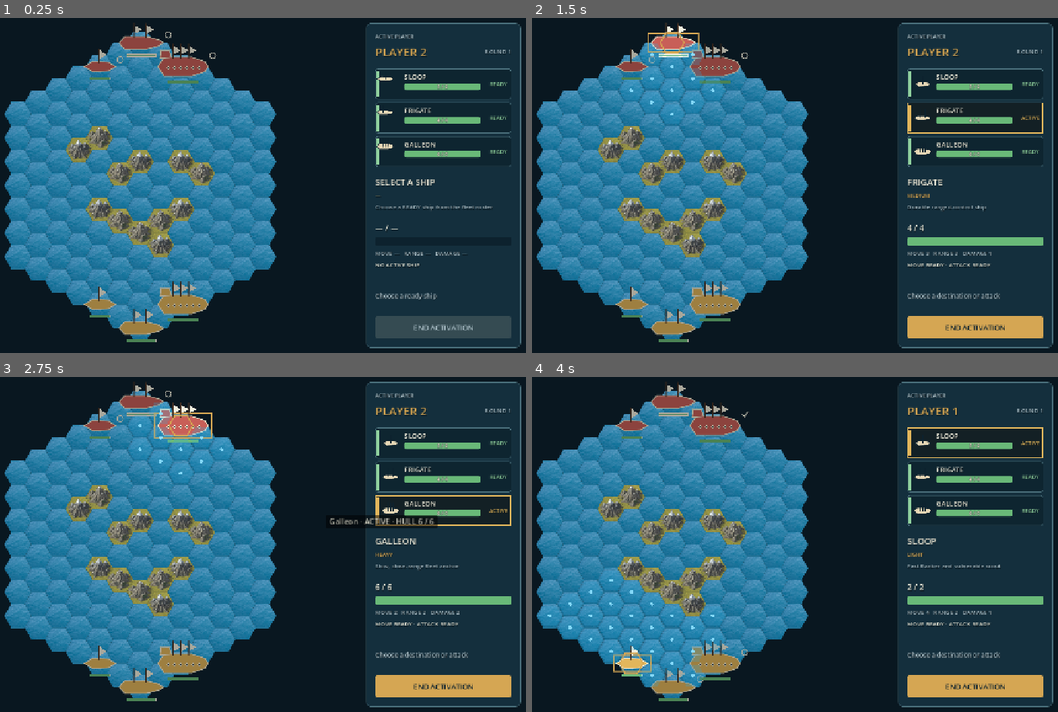
Above: before the commit, frames 1-4 (two rows, left to right).
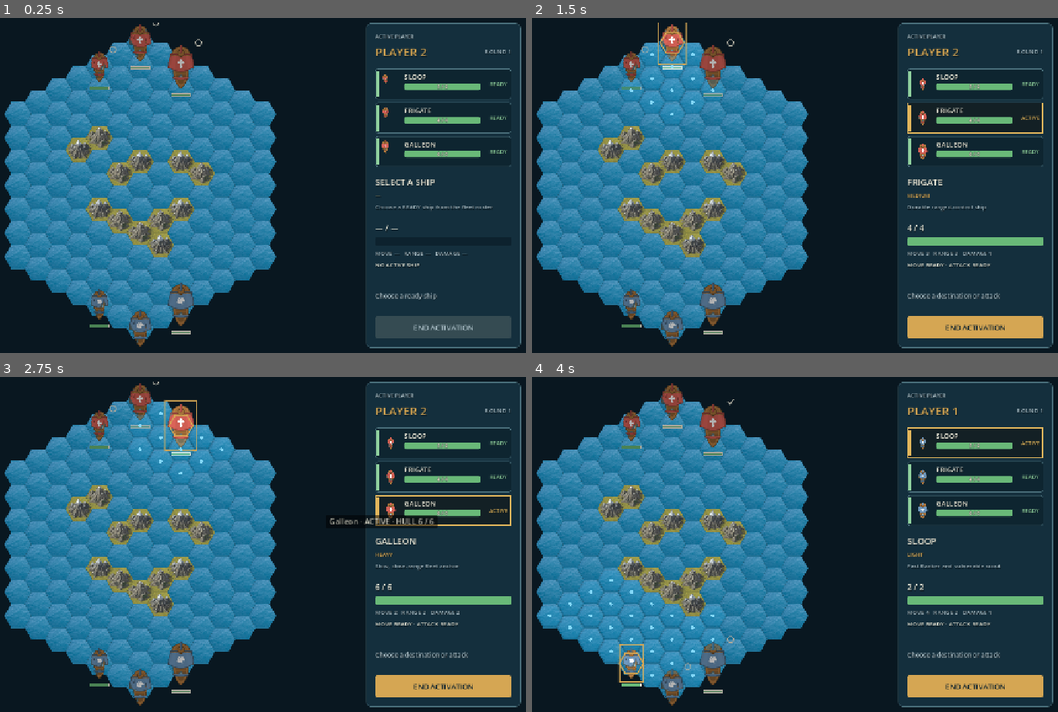
Above: after the commit, the same moments.

Repository: utkin-vitaliy/projects
Game: Godot game, scene res://scenes/battle_screen.tscn
Same seed, same stepped clock (60 frames per second), same inputs: the game is played once before the commit and once after it.
Inputs (mouse positions are in pixels of both pictures, inside the frame that each line leads up to):
- Up to frame 1 (0.25 s): no input
- Up to frame 2 (1.5 s): click (973, 85) at 0.5 s; click (973, 118) at 1.25 s
- Up to frame 3 (2.75 s): click (441, 511) at 2 s
- Up to frame 4 (4 s): click "END ACTIVATION" at 2.75 s; click (973, 444) at 3.5 s

The runs differ from the first frame. In frame 1, 3.3% of the frame differs, in the area x 15-75%, y 1-99%; in frame 2, 3.4%; in frame 3, 3.4%, in the area x 15-76%, y 1-99%; in frame 4, 3.4%.

Commit message:
feat: use Kenney ships for fleet visuals

Diff:
--- a/sea-battle/resources/ship_visuals/frigate_visual.tres
+++ b/sea-battle/resources/ship_visuals/frigate_visual.tres
@@ -1,6 +1,8 @@
-[gd_resource type="Resource" script_class="ShipVisualProfile" load_steps=2 format=3]
+[gd_resource type="Resource" script_class="ShipVisualProfile" load_steps=4 format=3]
 
 [ext_resource type="Script" path="res://scripts/definitions/ship_visual_profile.gd" id="1_ship"]
+[ext_resource type="Texture2D" path="res://assets/ships/kenney/player_one_frigate.png" id="2_player_one"]
+[ext_resource type="Texture2D" path="res://assets/ships/kenney/player_two_frigate.png" id="3_player_two"]
 
 [resource]
 script = ExtResource("1_ship")
@@ -9,3 +11,6 @@
 raised_stern = false
 gun_port_count = 0
 icon_code = &"frigate"
+player_one_texture = ExtResource("2_player_one")
+player_two_texture = ExtResource("3_player_two")
+sprite_scale = 0.78
--- a/sea-battle/resources/ship_visuals/galleon_visual.tres
+++ b/sea-battle/resources/ship_visuals/galleon_visual.tres
@@ -1,6 +1,8 @@
-[gd_resource type="Resource" script_class="ShipVisualProfile" load_steps=2 format=3]
+[gd_resource type="Resource" script_class="ShipVisualProfile" load_steps=4 format=3]
 
 [ext_resource type="Script" path="res://scripts/definitions/ship_visual_profile.gd" id="1_ship"]
+[ext_resource type="Texture2D" path="res://assets/ships/kenney/player_one_galleon.png" id="2_player_one"]
+[ext_resource type="Texture2D" path="res://assets/ships/kenney/player_two_galleon.png" id="3_player_two"]
 
 [resource]
 script = ExtResource("1_ship")
@@ -9,3 +11,6 @@
 raised_stern = true
 gun_port_count = 6
 icon_code = &"galleon"
+player_one_texture = ExtResource("2_player_one")
+player_two_texture = ExtResource("3_player_two")
+sprite_scale = 0.92
--- a/sea-battle/resources/ship_visuals/sloop_visual.tres
+++ b/sea-battle/resources/ship_visuals/sloop_visual.tres
@@ -1,6 +1,8 @@
-[gd_resource type="Resource" script_class="ShipVisualProfile" load_steps=2 format=3]
+[gd_resource type="Resource" script_class="ShipVisualProfile" load_steps=4 format=3]
 
 [ext_resource type="Script" path="res://scripts/definitions/ship_visual_profile.gd" id="1_ship"]
+[ext_resource type="Texture2D" path="res://assets/ships/kenney/player_one_sloop.png" id="2_player_one"]
+[ext_resource type="Texture2D" path="res://assets/ships/kenney/player_two_sloop.png" id="3_player_two"]
 
 [resource]
 script = ExtResource("1_ship")
@@ -9,3 +11,6 @@
 raised_stern = false
 gun_port_count = 0
 icon_code = &"sloop"
+player_one_texture = ExtResource("2_player_one")
+player_two_texture = ExtResource("3_player_two")
+sprite_scale = 0.64
--- a/sea-battle/scripts/battle_screen.gd
+++ b/sea-battle/scripts/battle_screen.gd
@@ -271,6 +271,7 @@
 		&"incorrect_class_order": "fleet classes must be ordered sloop, frigate, galleon",
 		&"visual_profile_missing": "a ship visual profile is missing",
 		&"visual_hull_missing": "a ship visual profile has no drawable hull",
+		&"visual_texture_missing": "a ship visual profile is missing an owner texture",
 		&"visual_icon_mismatch": "a ship visual icon does not match its class",
 		&"duplicate_start": "fleet starts overlap",
 		&"start_outside_map": "a fleet start is outside the map",
--- a/sea-battle/scripts/definitions/ship_visual_profile.gd
+++ b/sea-battle/scripts/definitions/ship_visual_profile.gd
@@ -6,3 +6,15 @@
 @export var raised_stern := false
 @export_range(0, 20) var gun_port_count := 0
 @export var icon_code: StringName
+@export var player_one_texture: Texture2D
+@export var player_two_texture: Texture2D
+@export_range(0.1, 2.0, 0.01) var sprite_scale := 1.0
+
+
+func texture_for_player(player: int) -> Texture2D:
+	match player:
+		1:
+			return player_one_texture
+		2:
+			return player_two_texture
+	return null
--- a/sea-battle/scripts/presentation/ship_view.gd
+++ b/sea-battle/scripts/presentation/ship_view.gd
@@ -1,11 +1,9 @@
 class_name ShipView
 extends Node2D
 
-const PLAYER_ONE_COLOR := Color("e2b65c")
-const PLAYER_TWO_COLOR := Color("c85f58")
+const PLAYER_ONE_COLOR := Color("5f8fbd")
+const PLAYER_TWO_COLOR := Color("cf5e58")
 const NEUTRAL_COLOR := Color("89979e")
-const HULL_OUTLINE_COLOR := Color("f7edd0")
-const MAST_COLOR := Color("4b3426")
 const SAIL_COLOR := Color("f2f0df")
 const ACTIVE_COLOR := Color("d5a653")
 const BAR_BACKGROUND_COLOR := Color("0d222e")
@@ -88,11 +86,17 @@
 
 
 func get_visual_bounds() -> Rect2:
-	var points := definition.visual_profile.hull_points
-	var bounds := Rect2(points[0], Vector2.ZERO)
-	for point in points:
-		bounds = bounds.expand(point)
-	return bounds
+	var texture := get_ship_texture()
+	if texture == null:
+		return Rect2()
+	var size := texture.get_size() * definition.visual_profile.sprite_scale
+	return Rect2(-size * 0.5, size)
+
+
+func get_ship_texture() -> Texture2D:
+	if definition == null or definition.visual_profile == null:
+		return null
+	return definition.visual_profile.texture_for_player(player)
 
 
 func mast_count() -> int:
@@ -116,22 +120,13 @@
 func _draw() -> void:
 	if definition == null or definition.visual_profile == null:
 		return
-	var profile := definition.visual_profile
-	var hull_points := profile.hull_points
-	if hull_points.is_empty():
+	var texture := get_ship_texture()
+	if texture == null:
 		return
-	var ship_color := get_ownership_color()
 	var bounds := get_visual_bounds()
 	if is_active:
 		draw_rect(bounds.grow(7.0), ACTIVE_COLOR, false, 3.0, true)
-	draw_colored_polygon(hull_points, ship_color)
-	var outline := hull_points.duplicate()
-	outline.append(hull_points[0])
-	draw_polyline(outline, HULL_OUTLINE_COLOR, 2.0, true)
-	if profile.raised_stern:
-		_draw_raised_stern(bounds, ship_color)
-	_draw_masts(profile.mast_offsets, bounds.position.y)
-	_draw_gun_ports(profile.gun_port_count, bounds)
+	draw_texture_rect(texture, bounds, false)
 	_draw_readiness_glyph(bounds)
 	var bar_width := clampf(bounds.size.x * 0.65, 44.0, 72.0)
 	var bar_rect := Rect2(
@@ -148,45 +143,6 @@
 		true
 	)
 	draw_rect(bar_rect, SAIL_COLOR, false, 1.0)
-
-
-func _draw_masts(offsets: PackedFloat32Array, hull_top: float) -> void:
-	for offset in offsets:
-		var mast_base := Vector2(offset, hull_top + 3.0)
-		var mast_top := Vector2(offset, hull_top - 30.0)
-		draw_line(mast_base, mast_top, MAST_COLOR, 3.0, true)
-		draw_colored_polygon(
-			PackedVector2Array([
-				mast_top + Vector2(2.0, 4.0),
-				mast_top + Vector2(18.0, 14.0),
-				mast_top + Vector2(2.0, 23.0),
-			]),
-			SAIL_COLOR
-		)
-
-
-func _draw_raised_stern(bounds: Rect2, ship_color: Color) -> void:
-	var stern := PackedVector2Array([
-		Vector2(bounds.position.x + 5.0, bounds.position.y + 2.0),
-		Vector2(bounds.position.x + 7.0, bounds.position.y - 15.0),
-		Vector2(bounds.position.x + 27.0, bounds.position.y - 15.0),
-		Vector2(bounds.position.x + 31.0, bounds.position.y),
-	])
-	draw_colored_polygon(stern, ship_color)
-	stern.append(stern[0])
-	draw_polyline(stern, HULL_OUTLINE_COLOR, 2.0, true)
-
-
-func _draw_gun_ports(count: int, bounds: Rect2) -> void:
-	if count <= 0:
-		return
-	var left := bounds.position.x + 24.0
-	var right := bounds.end.x - 21.0
-	for index in range(count):
-		var progress := 0.5 if count == 1 else float(index) / float(count - 1)
-		var port_position := Vector2(lerpf(left, right, progress), 3.0)
-		draw_circle(port_position, 3.2, BAR_BACKGROUND_COLOR)
-		draw_arc(port_position, 3.2, 0.0, TAU, 12, HULL_OUTLINE_COLOR, 1.0, true)
 
 
 func _draw_readiness_glyph(bounds: Rect2) -> void:
--- a/sea-battle/scripts/rules/fleet_battle_state.gd
+++ b/sea-battle/scripts/rules/fleet_battle_state.gd
@@ -56,6 +56,7 @@
 	var incorrect_class_order := false
 	var visual_profile_missing := false
 	var visual_hull_missing := false
+	var visual_texture_missing := false
 	var visual_icon_mismatch := false
 	var seen_classes := {}
 	for index in definitions.size():
@@ -75,6 +76,8 @@
 			continue
 		if profile.hull_points.size() < MINIMUM_DRAWABLE_HULL_POINTS:
 			visual_hull_missing = true
+		if profile.player_one_texture == null or profile.player_two_texture == null:
+			visual_texture_missing = true
 		if profile.icon_code != definition.class_id:
 			visual_icon_mismatch = true
 
@@ -123,6 +126,8 @@
 		errors.append(&"visual_profile_missing")
 	if visual_hull_missing:
 		errors.append(&"visual_hull_missing")
+	if visual_texture_missing:
+		errors.append(&"visual_texture_missing")
 	if visual_icon_mismatch:
 		errors.append(&"visual_icon_mismatch")
 	if duplicate_start:
--- a/sea-battle/scripts/ui/fleet_roster_row.gd
+++ b/sea-battle/scripts/ui/fleet_roster_row.gd
@@ -8,8 +8,6 @@
 const USED := "USED"
 const SUNK := "SUNK"
 const VALID_STATUSES := [READY, ACTIVE, USED, SUNK]
-const ICON_FILL := Color("e6d7b5")
-const ICON_OUTLINE := Color("0d222e")
 
 @onready var class_icon: Control = %ClassIcon
 @onready var class_label: Label = %ClassName
@@ -18,6 +16,7 @@
 
 var ship_id: StringName = &""
 var icon_code: StringName = &""
+var icon_texture: Texture2D
 var hull_copy := ""
 var _visual_profile: ShipVisualProfile
 var _status := READY
@@ -34,6 +33,7 @@
 	ship_id = ship.ship_id
 	_visual_profile = ship.definition.visual_profile
 	icon_code = _visual_profile.icon_code if _visual_profile != null else &""
+	icon_texture = _visual_profile.texture_for_player(ship.player) if _visual_profile != null else null
 	_status = status
 	class_label.text = ship.definition.display_name.to_upper()
 	hull_bar.max_value = ship.definition.max_hull
@@ -84,26 +84,20 @@
 
 
 func _draw_class_icon() -> void:
-	if _visual_profile == null or _visual_profile.hull_points.is_empty() or class_icon == null:
+	if icon_texture == null or class_icon == null:
 		return
-	var source_bounds := Rect2(_visual_profile.hull_points[0], Vector2.ZERO)
-	for point in _visual_profile.hull_points:
-		source_bounds = source_bounds.expand(point)
-	if source_bounds.size.x <= 0.0 or source_bounds.size.y <= 0.0:
-		return
+	draw_texture_rect(icon_texture, get_icon_draw_rect(), false)
+
+
+func get_icon_draw_rect() -> Rect2:
+	if icon_texture == null or class_icon == null or _visual_profile == null:
+		return Rect2()
 	var available := class_icon.size - Vector2(8.0, 12.0)
-	var icon_scale := minf(available.x / source_bounds.size.x, available.y / source_bounds.size.y)
+	var texture_size := icon_texture.get_size()
+	var fit_scale := minf(available.x / texture_size.x, available.y / texture_size.y)
 	var target_center := _class_icon_center_in_row()
-	var points := PackedVector2Array()
-	for point in _visual_profile.hull_points:
-		points.append(target_center + (point - source_bounds.get_center()) * icon_scale)
-	draw_colored_polygon(points, ICON_FILL)
-	points.append(points[0])
-	draw_polyline(points, ICON_OUTLINE, 1.5, true)
-	var mast_top := target_center.y - class_icon.size.y * 0.35
-	for mast_offset in _visual_profile.mast_offsets:
-		var mast_x := target_center.x + mast_offset * icon_scale
-		draw_line(Vector2(mast_x, target_center.y), Vector2(mast_x, mast_top), ICON_OUTLINE, 1.5, true)
+	var draw_size := texture_size * fit_scale * _visual_profile.sprite_scale
+	return Rect2(target_center - draw_size * 0.5, draw_size)
 
 
 func _class_icon_center_in_row() -> Vector2:
--- a/sea-battle/tests/test_battle_scene.gd
+++ b/sea-battle/tests/test_battle_scene.gd
@@ -735,12 +735,16 @@
 	var mismatched_icon := _clone_definitions()
 	mismatched_icon[0].visual_profile.icon_code = &"frigate"
 
+	var missing_owner_texture := _clone_definitions()
+	missing_owner_texture[1].visual_profile.player_two_texture = null
+
 	return [
 		{"name": "wrong unique class IDs", "definitions": wrong_ids},
 		{"name": "wrong class order", "definitions": wrong_order},
 		{"name": "null visual profile", "definitions": null_profile},
 		{"name": "empty visual silhouette", "definitions": empty_silhouette},
 		{"name": "mismatched visual icon identity", "definitions": mismatched_icon},
+		{"name": "missing owner texture", "definitions": missing_owner_texture},
 	]
 
 
--- a/sea-battle/tests/test_definitions.gd
+++ b/sea-battle/tests/test_definitions.gd
@@ -9,6 +9,7 @@
 
 func run(t: TestContext, _tree: SceneTree) -> void:
 	test_fleet_classes(t)
+	test_kenney_ship_texture_profiles(t)
 	test_fleet_hex_map(t)
 	var fleet_map: MapDefinition = load("res://resources/maps/fleet_hex_map.tres")
 	test_fleet_map_validation(t, fleet_map.water_terrain, fleet_map.land_terrain)
@@ -36,6 +37,58 @@
 		)
 		t.expect_not_null(definition.visual_profile, "%s has visual profile" % definition.class_id)
 		t.expect_true(definition.visual_profile.hull_points.size() >= 6, "silhouette is drawable")
+
+
+func test_kenney_ship_texture_profiles(t: TestContext) -> void:
+	var expected := {
+		&"sloop": [
+			"res://assets/ships/kenney/player_one_sloop.png",
+			"res://assets/ships/kenney/player_two_sloop.png",
+			0.64,
+		],
+		&"frigate": [
+			"res://assets/ships/kenney/player_one_frigate.png",
+			"res://assets/ships/kenney/player_two_frigate.png",
+			0.78,
+		],
+		&"galleon": [
+			"res://assets/ships/kenney/player_one_galleon.png",
+			"res://assets/ships/kenney/player_two_galleon.png",
+			0.92,
+		],
+	}
+	for path in CLASS_PATHS:
+		var definition: ShipDefinition = load(path)
+		var profile := definition.visual_profile
+		var has_texture_contract := (
+			_has_property(profile, &"player_one_texture")
+			and _has_property(profile, &"player_two_texture")
+			and _has_property(profile, &"sprite_scale")
+		)
+		t.expect_true(has_texture_contract, "%s exposes owner ship textures and scale" % definition.class_id)
+		if not has_texture_contract:
+			continue
+		var class_expected: Array = expected[definition.class_id]
+		var player_one_texture := profile.get("player_one_texture") as Texture2D
+		var player_two_texture := profile.get("player_two_texture") as Texture2D
+		t.expect_not_null(player_one_texture, "%s loads Player 1 blue ship PNG" % definition.class_id)
+		t.expect_not_null(player_two_texture, "%s loads Player 2 red ship PNG" % definition.class_id)
+		if player_one_texture != null:
+			t.expect_eq(player_one_texture.resource_path, class_expected[0], "%s maps exact Player 1 PNG" % definition.class_id)
+		if player_two_texture != null:
+			t.expect_eq(player_two_texture.resource_path, class_expected[1], "%s maps exact Player 2 PNG" % definition.class_id)
+		t.expect_eq(profile.get("sprite_scale"), class_expected[2], "%s has approved map scale" % definition.class_id)
+	t.expect_true(
+		FileAccess.file_exists("res://assets/ships/kenney/LICENSE.txt"),
+		"tracked Kenney ship assets retain their CC0 license"
+	)
+
+
+func _has_property(object: Object, property_name: StringName) -> bool:
+	for property in object.get_property_list():
+		if property.name == property_name:
+			return true
+	return false
 
 
 func test_fleet_hex_map(t: TestContext) -> void:
--- a/sea-battle/tests/test_fleet_battle_state.gd
+++ b/sea-battle/tests/test_fleet_battle_state.gd
@@ -39,6 +39,7 @@
 	test_setup_rejects_wrong_class_order_without_mutation(t)
 	test_setup_rejects_null_visual_profiles_without_mutation(t)
 	test_setup_rejects_empty_visual_silhouettes_without_mutation(t)
+	test_setup_rejects_missing_owner_textures_without_mutation(t)
 	test_setup_rejects_mismatched_visual_icon_identities_without_mutation(t)
 	test_setup_definition_errors_have_deterministic_order(t)
 	test_aggregates_null_board_and_invalid_start_type(t)
@@ -159,6 +160,17 @@
 		definitions,
 		[&"visual_hull_missing"],
 		"empty visual silhouette"
+	)
+
+
+func test_setup_rejects_missing_owner_textures_without_mutation(t: TestContext) -> void:
+	var definitions := clone_definitions()
+	definitions[1].visual_profile.player_two_texture = null
+	_expect_invalid_definitions_preserve_state(
+		t,
+		definitions,
+		[&"visual_texture_missing"],
+		"missing owner texture"
 	)
 
 
--- a/sea-battle/tests/test_ship_view.gd
+++ b/sea-battle/tests/test_ship_view.gd
@@ -12,6 +12,26 @@
 	var frigate := _fleet_view(tree, &"frigate-one", 1, &"frigate")
 	var galleon := _fleet_view(tree, &"galleon-one", 1, &"galleon")
 	var opposing_sloop := _fleet_view(tree, &"sloop-two", 2, &"sloop")
+	var supports_ship_texture := sloop.has_method("get_ship_texture")
+	t.expect_true(supports_ship_texture, "ship view exposes its rendered owner texture")
+	if supports_ship_texture:
+		var player_one_texture := sloop.call("get_ship_texture") as Texture2D
+		var player_two_texture := opposing_sloop.call("get_ship_texture") as Texture2D
+		t.expect_not_null(player_one_texture, "Player 1 sloop renders a texture")
+		t.expect_not_null(player_two_texture, "Player 2 sloop renders a texture")
+		if player_one_texture != null:
+			t.expect_eq(
+				player_one_texture.resource_path,
+				"res://assets/ships/kenney/player_one_sloop.png",
+				"Player 1 ship view uses the blue sloop PNG"
+			)
+		if player_two_texture != null:
+			t.expect_eq(
+				player_two_texture.resource_path,
+				"res://assets/ships/kenney/player_two_sloop.png",
+				"Player 2 ship view uses the red sloop PNG"
+			)
+		t.expect_true(player_one_texture != player_two_texture, "owners render distinct colored PNGs")
 
 	t.expect_true(
 		sloop.get_visual_bounds().size.x < frigate.get_visual_bounds().size.x,
@@ -20,6 +40,14 @@
 	t.expect_true(
 		frigate.get_visual_bounds().size.x < galleon.get_visual_bounds().size.x,
 		"frigate silhouette is narrower than galleon"
+	)
+	t.expect_true(
+		sloop.get_visual_bounds().size.y < frigate.get_visual_bounds().size.y,
+		"sloop sprite is shorter than frigate"
+	)
+	t.expect_true(
+		frigate.get_visual_bounds().size.y < galleon.get_visual_bounds().size.y,
+		"frigate sprite is shorter than galleon"
 	)
 	t.expect_eq(sloop.mast_count(), 1, "sloop has one mast")
 	t.expect_eq(frigate.mast_count(), 2, "frigate has two masts")
--- a/sea-battle/tests/test_tactical_sidebar.gd
+++ b/sea-battle/tests/test_tactical_sidebar.gd
@@ -60,6 +60,33 @@
 	t.expect_eq(frigate_row.class_label.text, "FRIGATE", "second row is frigate")
 	t.expect_eq(galleon_row.class_label.text, "GALLEON", "third row is galleon")
 	t.expect_eq(sloop_row.icon_code, &"sloop", "row uses authored sloop visual identity")
+	var has_icon_texture := false
+	for property in sloop_row.get_property_list():
+		if property.name == &"icon_texture":
+			has_icon_texture = true
+			break
+	t.expect_true(has_icon_texture, "roster row exposes its rendered ship texture")
+	if has_icon_texture:
+		var icon_texture := sloop_row.get("icon_texture") as Texture2D
+		t.expect_not_null(icon_texture, "roster row renders a ship PNG")
+		if icon_texture != null:
+			t.expect_eq(
+				icon_texture.resource_path,
+				"res://assets/ships/kenney/player_one_sloop.png",
+				"Player 1 roster uses the blue sloop PNG"
+			)
+	var supports_scaled_icon_rects: bool = (
+		sloop_row.has_method("get_icon_draw_rect")
+		and frigate_row.has_method("get_icon_draw_rect")
+		and galleon_row.has_method("get_icon_draw_rect")
+	)
+	t.expect_true(supports_scaled_icon_rects, "roster rows expose their class-scaled icon bounds")
+	if supports_scaled_icon_rects:
+		var sloop_icon_rect: Rect2 = sloop_row.call("get_icon_draw_rect")
+		var frigate_icon_rect: Rect2 = frigate_row.call("get_icon_draw_rect")
+		var galleon_icon_rect: Rect2 = galleon_row.call("get_icon_draw_rect")
+		t.expect_true(sloop_icon_rect.size.y < frigate_icon_rect.size.y, "roster sloop icon is smaller than frigate")
+		t.expect_true(frigate_icon_rect.size.y < galleon_icon_rect.size.y, "roster frigate icon is smaller than galleon")
 	t.expect_eq(sloop_row.status_label.text, "READY", "unused ship is ready")
 	t.expect_false(sloop_row.disabled, "ready ship can be selected")
 	t.expect_eq(sloop_row.focus_mode, Control.FOCUS_ALL, "ready row accepts keyboard focus")
@@ -142,6 +169,15 @@
 	sidebar.show_rejection(&"invalid_target", FleetBattleState.Player.ONE)
 	t.expect_eq(sidebar.message_label.text, "Choose an enemy ship", "target rejection uses fleet wording")
 
+	state.active_player = FleetBattleState.Player.TWO
+	sidebar.render_fleet(state)
+	var player_two_sloop_row: FleetRosterRow = sidebar.roster_rows[0]
+	t.expect_eq(
+		player_two_sloop_row.icon_texture.resource_path,
+		"res://assets/ships/kenney/player_two_sloop.png",
+		"Player 2 roster uses the red sloop PNG"
+	)
+
 	sidebar.queue_free()
 	await tree.process_frame
 
Not shown, added: sea-battle/assets/ships/kenney/LICENSE.txt
Binary file added: sea-battle/assets/ships/kenney/player_one_frigate.png
Not shown, added: sea-battle/assets/ships/kenney/player_one_frigate.png.import
Binary file added: sea-battle/assets/ships/kenney/player_one_galleon.png
Not shown, added: sea-battle/assets/ships/kenney/player_one_galleon.png.import
Binary file added: sea-battle/assets/ships/kenney/player_one_sloop.png
Not shown, added: sea-battle/assets/ships/kenney/player_one_sloop.png.import
Binary file added: sea-battle/assets/ships/kenney/player_two_frigate.png
Not shown, added: sea-battle/assets/ships/kenney/player_two_frigate.png.import
Binary file added: sea-battle/assets/ships/kenney/player_two_galleon.png
Not shown, added: sea-battle/assets/ships/kenney/player_two_galleon.png.import
Binary file added: sea-battle/assets/ships/kenney/player_two_sloop.png
(and 1 more such lines)
